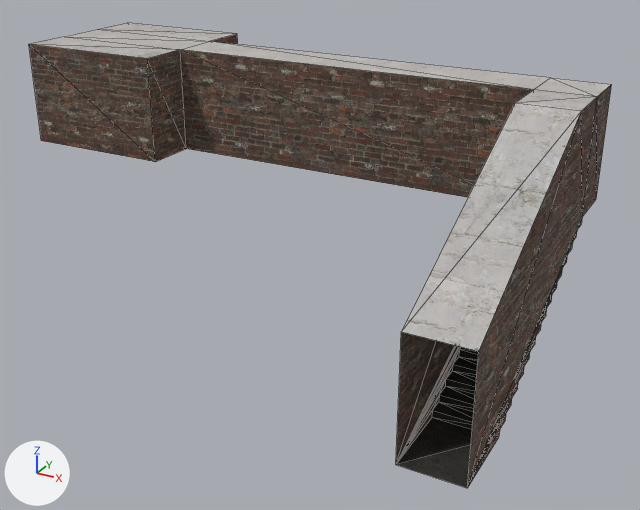
Before and after pictures for a commit that changed the glTF model assets/map/rooms/map0.gltf.
One viewpoint serves both versions: a 50 mm lens placed at (10.78, -14.96, 3.27), pointed at (3.82, -2.3, -3.05). The lights are fixed; the arrows at lower left show +X, +Y and +Z. Mesh edges are drawn as thin lines. Vertices at the same position are counted once.

The scene before the commit, as lines of its bpy script (objects in view):
```python
me_map0 = bpy.data.meshes.new('map0')
me_map0.from_pydata(...)  # 92 vertices, 176 faces; spans x -3.0..8.0, y -6.0..1.0, z -4.0..0.0
# faces by material slot: [74, 14, 88]
me_map0.materials.append(mat_floor)  # picture img_concretefloor_jpg
me_map0.materials.append(mat_celing)  # picture img_white_jpg
me_map0.materials.append(mat_walls)  # picture img_brickwall_jpg
ob_map0 = bpy.data.objects.new('map0', me_map0)
ob_map0.location = (0.0, 0.0, 0.0)
```
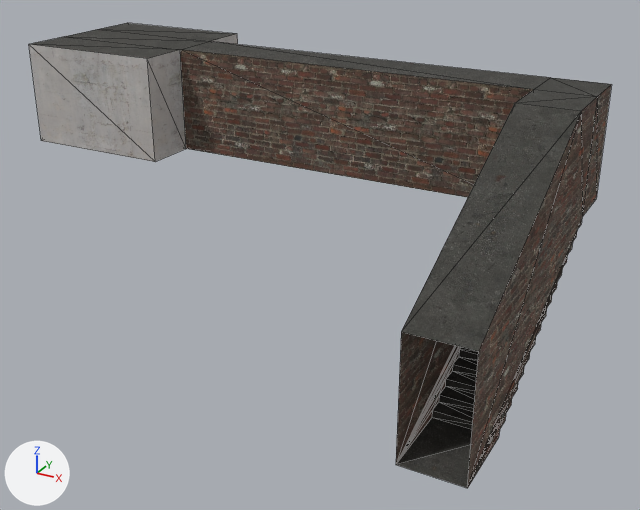
What changed in the scene script:
```text
Change me_map0:
    where me_map0.from_pydata(...)  # 92 vertices, 176 faces; spans x -3.0..8.0, y -6.0..1.0, z -4.0..0.0
    used by ob_map0; location = (0.0, 0.0, 0.0)
    me_map0 part 1: 14 faces spanning x -3.0..8.0, y -6.0..1.0, z -2.0..0.0 switch from mat_celing (picture img_white_jpg) to mat_floor (picture img_concretefloor_jpg)
    me_map0 part 2: 12 faces spanning x -3.0..0.0, y -2.0..1.0, z -2.0..0.0 switch from mat_walls (picture img_brickwall_jpg) to mat_celing (picture img_white_jpg)
```

Pixel boxes (x1, y1, x2, y2) of what changed, in the pictures (640 x 510 px):
part 1 of me_map0, recoloured: (32, 23, 611, 351) in both
part 2 of me_map0, recoloured (brown to grey): (29, 34, 238, 162) in both
